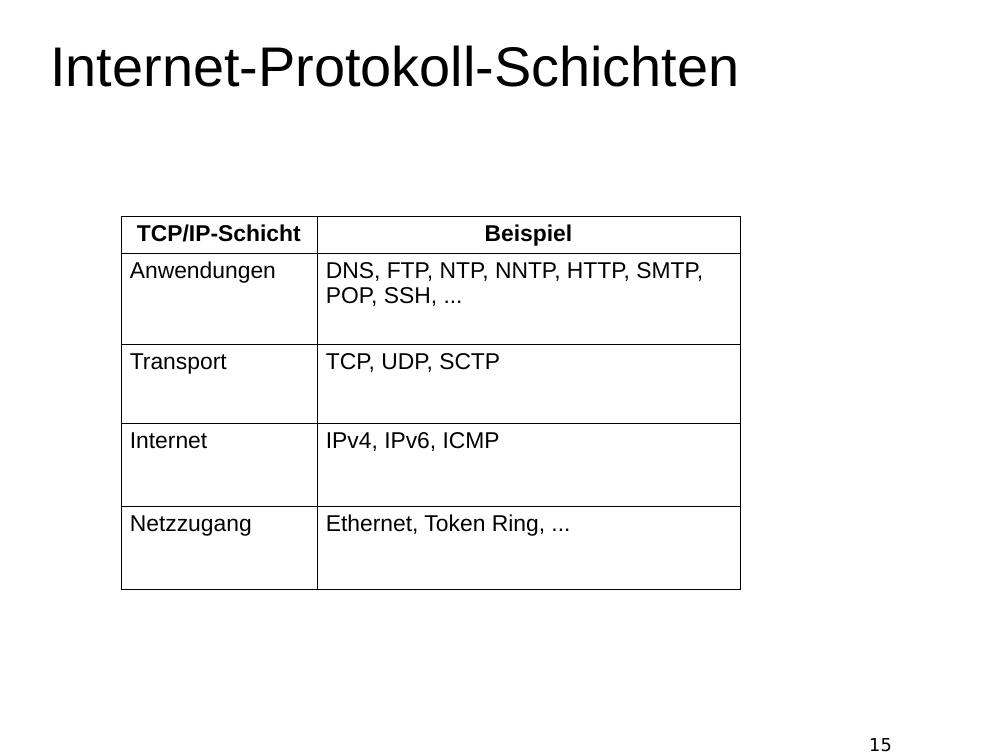
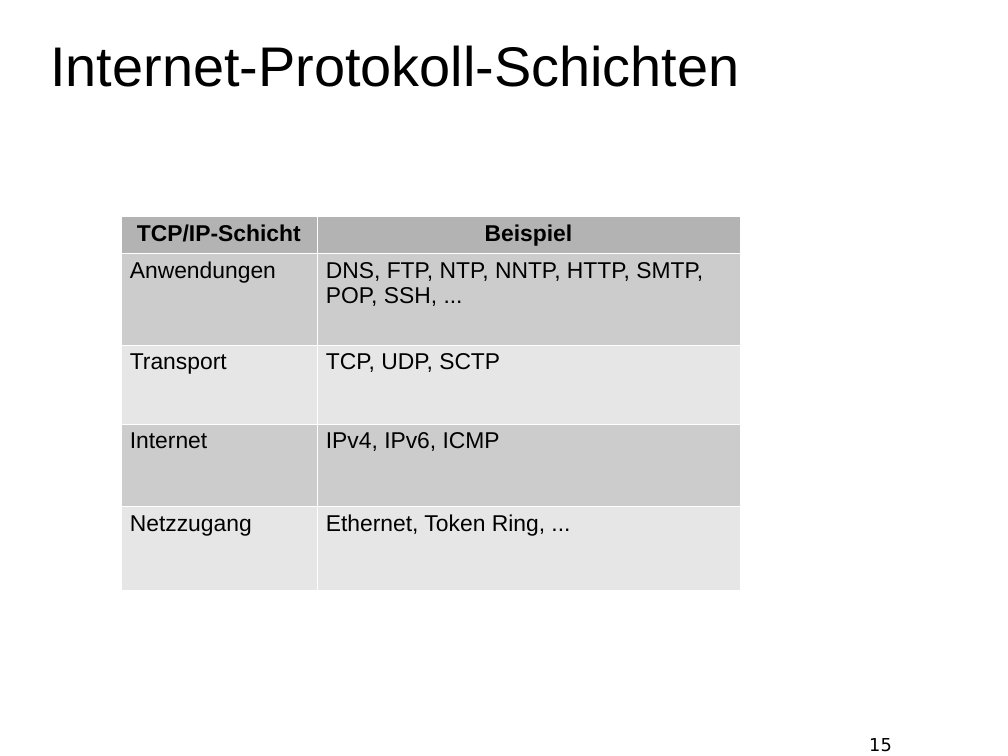
Before and after one commit to t-hofmann/digitale-medien-ws2018, a slide deck: slide 15 of Webtechnologien.odp. Drawn at 1008x756 pixels with LibreOffice and Linux fonts; fonts in the diff are those of the drawing; background and template pictures are left out. Boxes give left, top, right and bottom in pixels: in the first picture for what was removed or moved away, otherwise in the second. Text is boxed around its words. In the diff, an @@ line names an element or a change of style, - is before the commit and + after.

```diff
--- a/Webtechnologien.odp
+++ b/Webtechnologien.odp
@@ table at [121, 217, 740, 583] @@
@@ fill none to #B3B3B3 in row 1 @@
@@ fill none to #CCCCCC in 4 cells @@
@@ fill none to #E6E6E6 in 4 cells @@
@@ borders changed @@
```
Also in this commit, not shown: 3 other slides changed, 1 other file.
